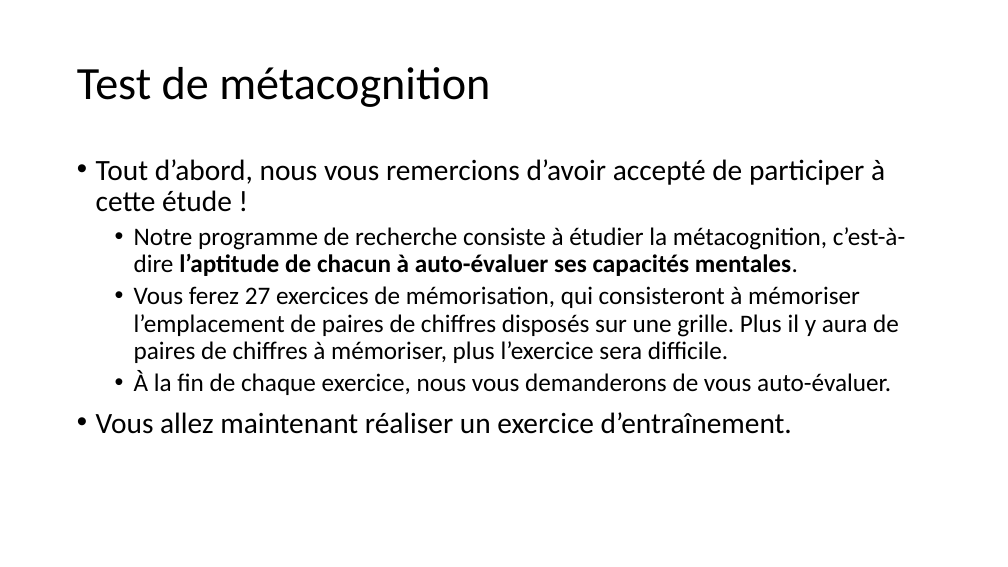
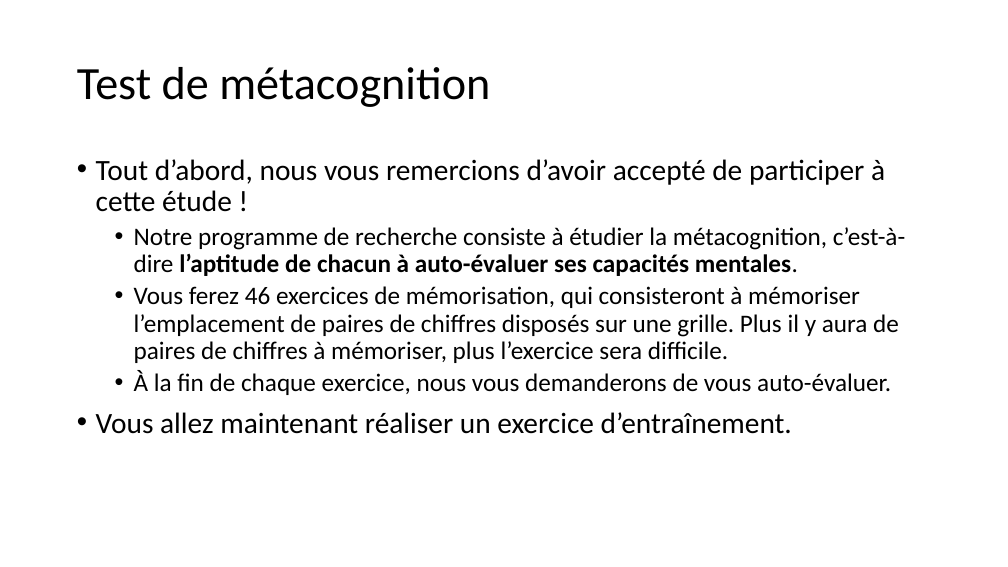
Before and after one commit to MBB-team/Online_Testing, a slide deck: slide 2 of src/SE2/Stimuli/Instructions_Rewarded.pptx. Drawn at 1008x567 pixels with LibreOffice and Linux fonts; fonts in the diff are those of the drawing. Boxes give left, top, right and bottom in pixels: in the first picture for what was removed or moved away, otherwise in the second. Text is boxed around its words. In the diff, an @@ line names an element or a change of style, - is before the commit and + after.

```diff
--- a/src/SE2/Stimuli/Instructions_Rewarded.pptx
+++ b/src/SE2/Stimuli/Instructions_Rewarded.pptx
@@ text at (134, 286, 899, 363): text changed @@
-  • Vous ferez 27 exercices de mémorisation, qui consisteront à mémoriser l’emplacement de paires de chiffres disposés sur une grille. Plus il y aura de paires de chiffres à mémoriser, plus l’exercice sera difficile.
+  • Vous ferez 46 exercices de mémorisation, qui consisteront à mémoriser l’emplacement de paires de chiffres disposés sur une grille. Plus il y aura de paires de chiffres à mémoriser, plus l’exercice sera difficile.
```
Also in this commit, not shown: 2 other slides changed, 7 other files.
